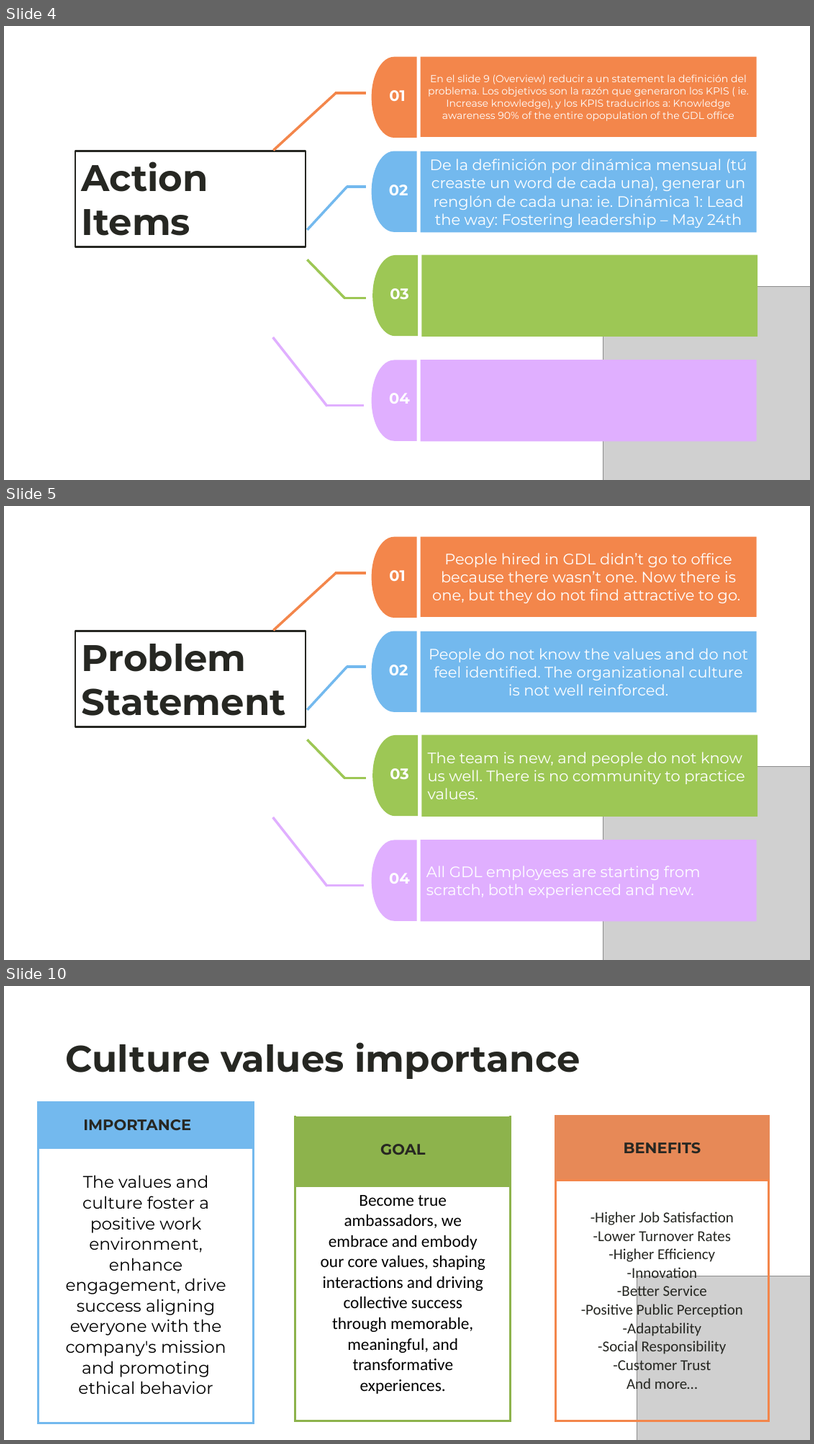
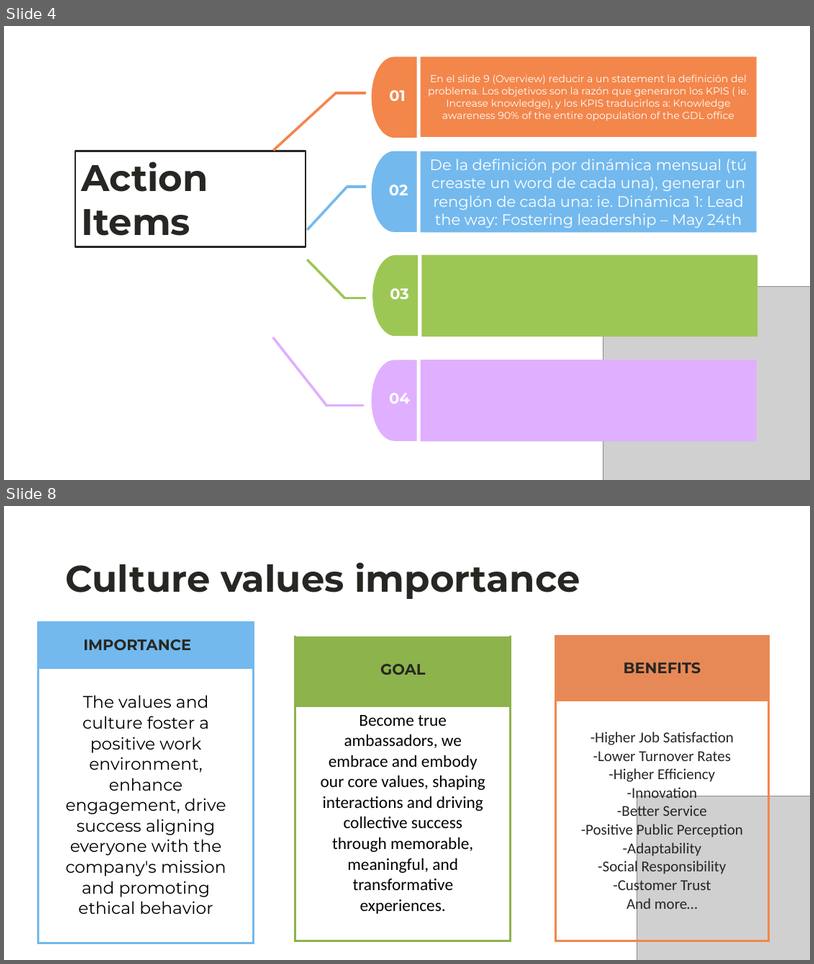
Before and after one commit to luis-92/Training, a slide deck: ValueCamp2025/Values2025_OnePager&BusinessCase - Copy.pptx. Shown one above the other, each under a label of ours: slides 4, 5 and 10 before the commit, slides 4 and 8 after it; the slides between them are not shown. The pictures are 814x1444 and 814x964 pixels, drawn with LibreOffice and Linux fonts; fonts in the diff are those of the drawing; grey boxes stand for pictures. Boxes give left, top, right and bottom in pixels: in the first picture for what was removed or moved away, otherwise in the second. Text is boxed around its words. In the diff, an @@ line names an element or a change of style, - is before the commit and + after.

```diff
--- a/ValueCamp2025/Values2025_OnePager&BusinessCase - Copy.pptx
+++ b/ValueCamp2025/Values2025_OnePager&BusinessCase - Copy.pptx
@@ slide 5 removed at (4,506,810,960), background #FFFFFF @@
@@ flow chart delay removed at (372,537,417,618) @@
@@ rectangle removed at (421,537,757,617) @@
-People hired in GDL didn’t go to office because there wasn’t one. Now there is one, but they do not find attractive to go.
@@ text removed at (389,570,405,581) @@
-01
@@ line removed from (274, 630) to (336, 573) @@
@@ line removed from (335, 573) to (366, 573) @@
@@ rectangle removed at (75,631,306,727) @@
-Problem Statement
@@ flow chart delay removed at (372,631,417,713) @@
@@ rectangle removed at (421,631,757,713) @@
-People do not know the values and do not feel identified. The organizational culture is not well reinforced.
@@ line removed from (308, 710) to (347, 667) @@
@@ line removed from (347, 667) to (366, 667) @@
@@ text removed at (389,664,409,675) @@
-02
@@ line removed from (308, 739) to (345, 777) @@
@@ flow chart delay removed at (373,735,419,816) @@
@@ rectangle removed at (422,735,759,816) @@
-The team is new, and people do not know us well. There is no community to practice values.
@@ line removed from (344, 777) to (366, 777) @@
@@ text removed at (390,768,409,779) @@
-03
@@ picture removed at (604,767,810,960) @@
@@ line removed from (273, 817) to (328, 886) @@
@@ flow chart delay removed at (372,840,417,921) @@
@@ rectangle removed at (421,839,757,921) @@
-All GDL employees are starting from scratch, both experienced and new.
@@ text removed at (389,872,410,883) @@
-04
@@ line removed from (327, 885) to (365, 885) @@
@@ what was slide 10 is now slide 8 @@
```
Also in this commit, not shown: 2 slides changed, 4 slides added, 6 other slides removed.
